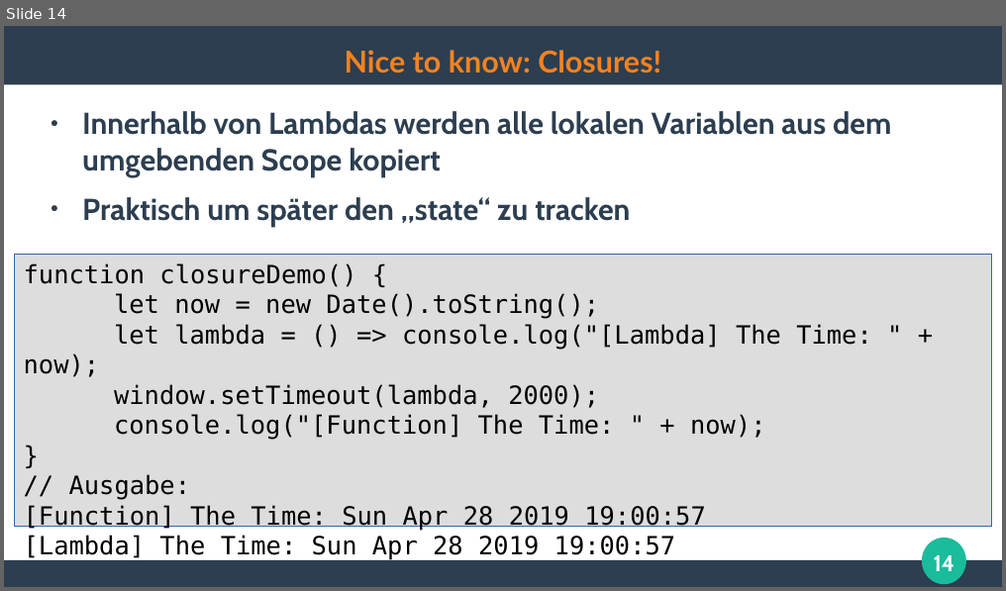
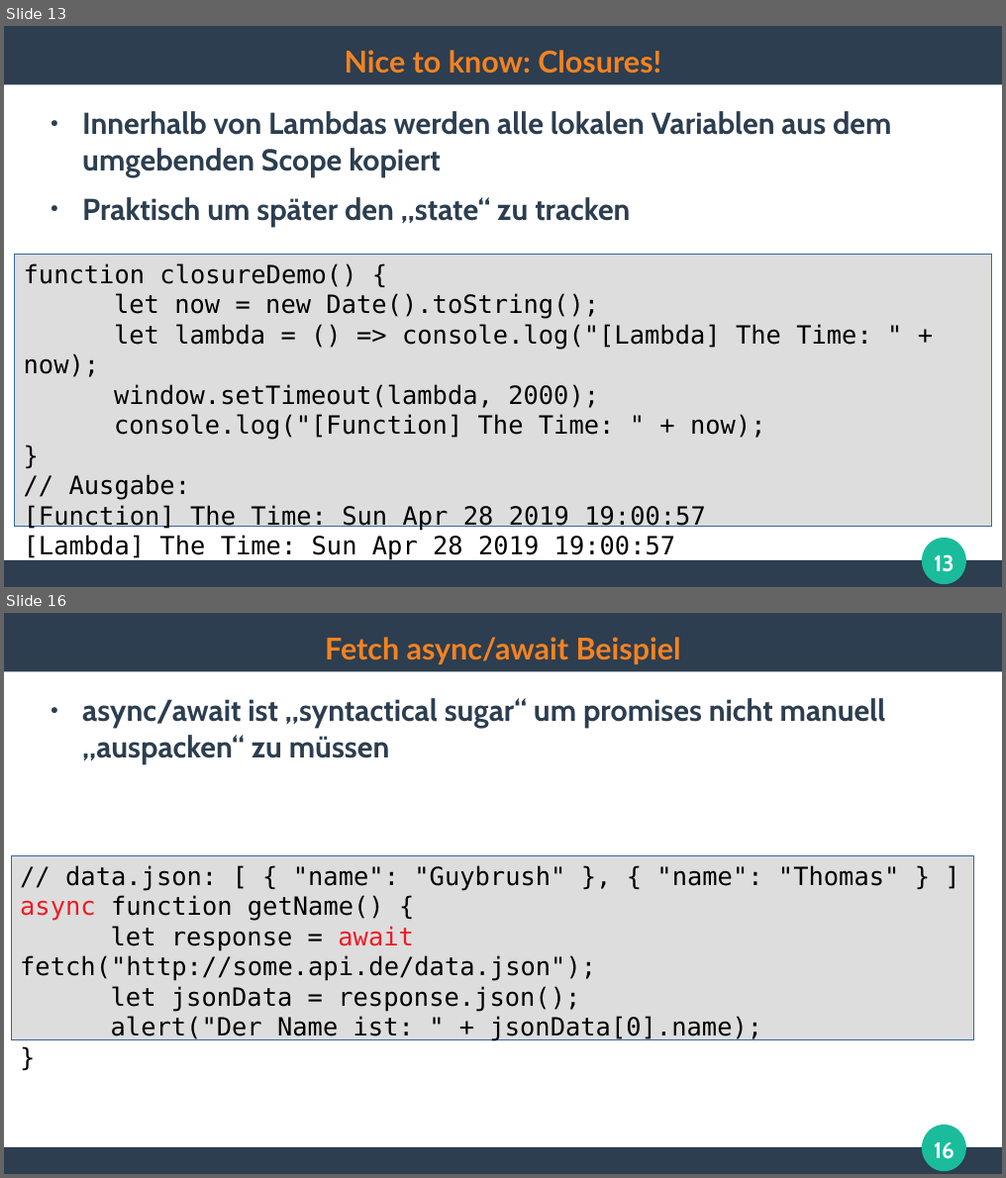
Before and after one commit to ghandmann/HS-AlbSig-WebAnwendungen2, a slide deck: Kapitel/05_Web2.0_AJAX_1x1.odp. Shown one above the other, each under a label of ours: slide 14 before the commit, slides 13 and 16 after it; the slides between them are not shown. The pictures are 1006x591 and 1006x1178 pixels, drawn with LibreOffice and Linux fonts; fonts in the diff are those of the drawing. Boxes give left, top, right and bottom in pixels: in the first picture for what was removed or moved away, otherwise in the second. Text is boxed around its words. In the diff, an @@ line names an element or a change of style, - is before the commit and + after.

```diff
--- a/Kapitel/05_Web2.0_AJAX_1x1.odp
+++ b/Kapitel/05_Web2.0_AJAX_1x1.odp
@@ slide 16 added at [4, 613, 1002, 1174], background #FFFFFF; not listed: 3 template elements that a slide beside it also shows @@
@@ title added at [325, 637, 681, 664], 24 pt, text #F58220, bold @@
+Fetch async/await Beispiel
@@ text added at [82, 698, 886, 764], 24 pt, text #2C3E50, bold @@
+● async/await ist „syntactical sugar“ um promises nicht manuell „auspacken“ zu müssen
@@ rectangle added at [11, 857, 974, 1042], fill #DDDDDD, outline #3465A4 0 pt, 20 pt, text #000000 @@
+// data.json: [ { "name": "Guybrush" }, { "name": "Thomas" } ]
+async function getName() {
+let response = await fetch("http://some.api.de/data.json");
+let jsonData = response.json();
+alert("Der Name ist: " + jsonData[0].name);
+}
@@ page number added at [934, 1143, 954, 1159], 18 pt, text #FFFFFF, bold @@
+16
@@ what was slide 14 is now slide 13 @@
@@ page number at [934, 555, 954, 572]: text changed @@
-14
+13
```
Also in this commit, not shown: 3 slides changed, 2 other slides added, 1 slide removed, 1 other file.
